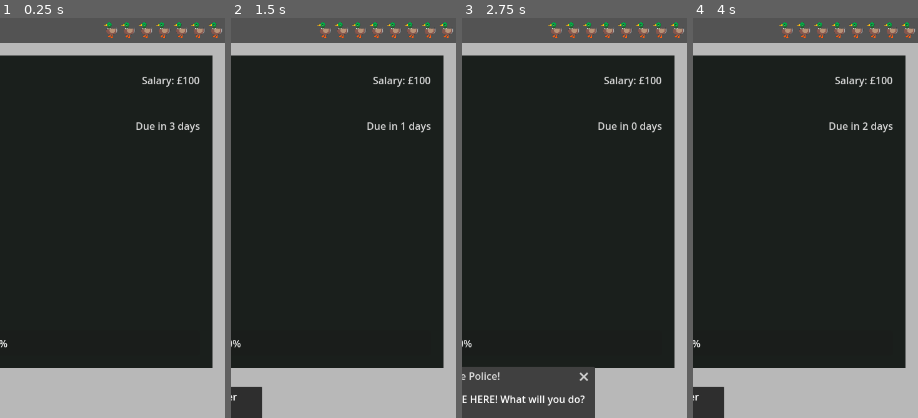
Above: before the commit, frames 1-4 (left to right).
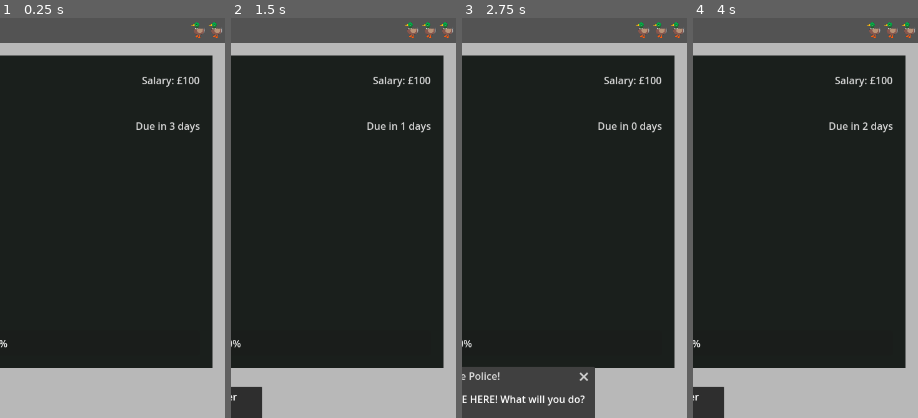
Above: after the commit, the same moments.

Repository: lmchoi/alt-f-this
Game: Godot game, scene res://scenes/game_ui.tscn
Two runs of this game, one before a commit and one after it. Both use one fixed random seed, a clock stepped at 60 frames per second and the inputs below.
Inputs:
- Up to frame 1 (0.25 s): no input
- Up to frame 2 (1.5 s): click "Work £100" at 0.5 s; click "Side Hustle £300" at 1.25 s
- Up to frame 3 (2.75 s): click "Work £100" at 2 s
- Up to frame 4 (4 s): click "Duck It!" at 2.75 s; click "Side Hustle £300" at 3.5 s
The pictures show only the part of the screen within x 50-100%, y 0-50%; the shares and areas given below are measured in that part.

The runs differ from the first frame. In frame 1, 0.6% of the frame differs, in the area x 46-97%, y 1-5%; in frame 2, 0.6%, in the area x 38-97%, y 1-5%; in frame 3, 0.6%; in frame 4, 0.6%.

Commit message:
End the game when ducks runs out

Diff:
--- a/autoloads/game_manager.gd
+++ b/autoloads/game_manager.gd
@@ -6,6 +6,7 @@
 signal event_occurred(event_data)
 signal deadline_due()
 signal work_completed()
+signal game_over(message)
 
 var day := 1:
 	set(value):
@@ -22,10 +23,12 @@
 		salary = value
 		salary_changed.emit(salary)
 
-var ducks := 7:
+var ducks := 2:
 	set(value):
 		ducks = value
 		ducks_changed.emit(ducks)
+		if ducks <= 0:
+			game_over.emit("Ran out of ducks to give...")
 
 var current_task = Task.new()
 
--- a/scenes/game_ui.gd
+++ b/scenes/game_ui.gd
@@ -20,6 +20,7 @@
 	GameManager.deadline_due.connect(_on_deadline_due)
 	GameManager.next_day.connect(_on_next_day)
 	GameManager.work_completed.connect(_on_work_completed)
+	GameManager.game_over.connect(_on_game_over)
 
 	$DeadlineDialog.custom_action.connect(_on_deadline_action)
 
@@ -47,6 +48,13 @@
 func _on_deadline_due():
 	$DeadlineDialog.popup()
 
+func _on_game_over(message):
+	$GameOverDialog.dialog_text = message
+	$GameOverDialog.title = "GAME OVER"
+	$GameOverDialog.ok_button_text = "Rage Quit"
+	$GameOverDialog.get_cancel_button().hide()
+	$GameOverDialog.popup()
+
 func _update_deadline_label(days_left: int):
 	if days_left < 0:
 		deadline_label.text = str(abs(days_left)) + " days overdue"
@@ -58,6 +66,7 @@
 	var days_left = GameManager.current_task.due_day - nth_day
 	_update_deadline_label(days_left)
 	progress_bar.value = GameManager.current_task.progress
+	ducks_bar.current_ducks = GameManager.ducks
 	GameManager.daily_updates()
 
 func _on_deadline_action(action: String):
--- a/scenes/game_ui.tscn
+++ b/scenes/game_ui.tscn
@@ -69,7 +69,7 @@
 size_flags_horizontal = 8
 size_flags_vertical = 1
 theme_override_font_sizes/font_size = 28
-text = "🦆🦆🦆🦆🦆🦆🦆"
+horizontal_alignment = 2
 vertical_alignment = 1
 script = ExtResource("3_bt76a")
 
@@ -191,3 +191,6 @@
 [node name="DeadlineDialog" type="AcceptDialog" parent="."]
 initial_position = 1
 script = ExtResource("6_djwj0")
+
+[node name="GameOverDialog" type="ConfirmationDialog" parent="."]
+initial_position = 1
Not shown, added: TODO.md
